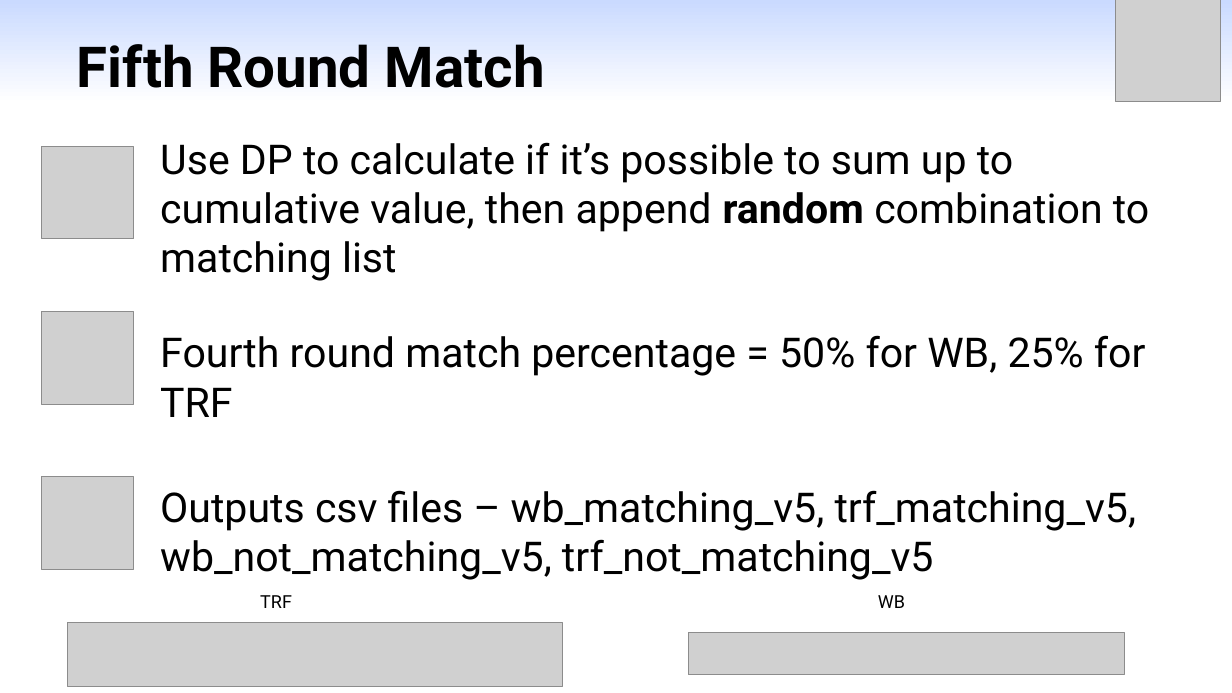
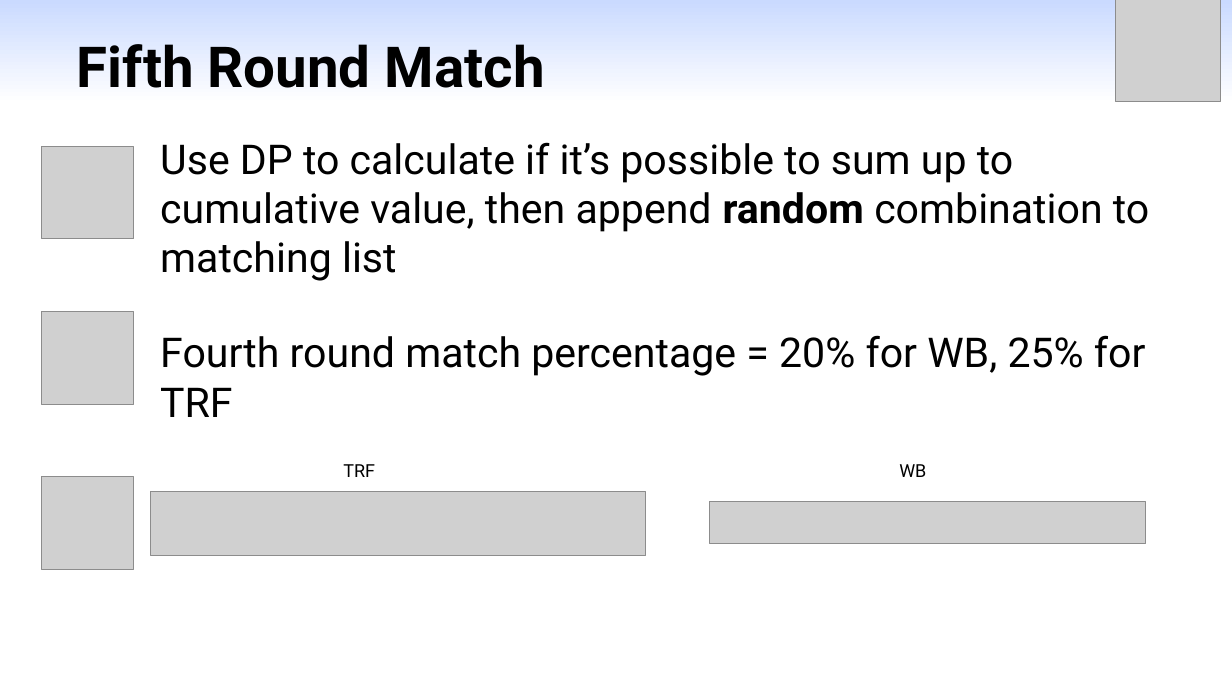
Before and after one commit to yangml103/webull_order_match, a slide deck: slide 10 of Presentation_Matching.pptx. Drawn at 1232x693 pixels with LibreOffice and Linux fonts; fonts in the diff are those of the drawing; grey boxes stand for pictures. Boxes give left, top, right and bottom in pixels: in the first picture for what was removed or moved away, otherwise in the second. Text is boxed around its words. In the diff, an @@ line names an element or a change of style, - is before the commit and + after.

```diff
--- a/Presentation_Matching.pptx
+++ b/Presentation_Matching.pptx
@@ text at (160, 335, 1146, 417): text changed @@
-Fourth round match percentage = 50% for WB, 25% for TRF
+Fourth round match percentage = 20% for WB, 25% for TRF
@@ text "TRF": place and size @@
-text "TRF" at (260, 595, 292, 608)
+text "TRF" at (343, 464, 375, 477)
@@ text "WB": place and size @@
-text "WB" at (878, 595, 905, 608)
+text "WB" at (899, 464, 926, 477)
@@ picture: place and size @@
-picture at (67, 623, 562, 688)
+picture at (151, 492, 645, 556)
@@ text removed at (160, 490, 1137, 580) @@
-Outputs csv files – wb_matching_v5, trf_matching_v5, wb_not_matching_v5, trf_not_matching_v5
@@ picture: place and size @@
-picture at (689, 633, 1125, 676)
+picture at (710, 502, 1146, 544)
```
Also in this commit, not shown: 5 other slides changed, 1 slide added, 14 other files.
